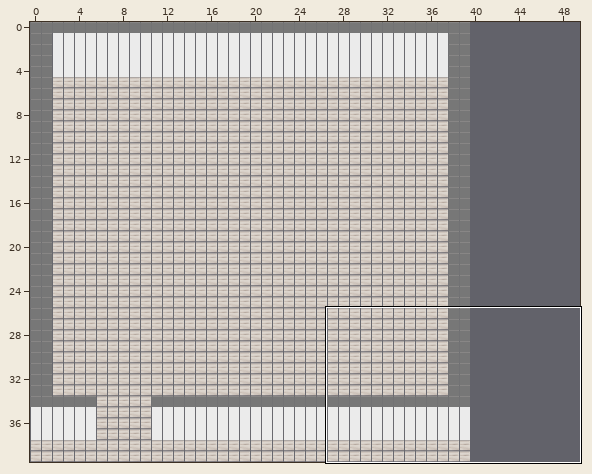
Two states of a Tiled map, assets/tilemap_map/gym_room.tmx. Above, an overview of the earlier version with the close-up marked.
Close-up. Old version:
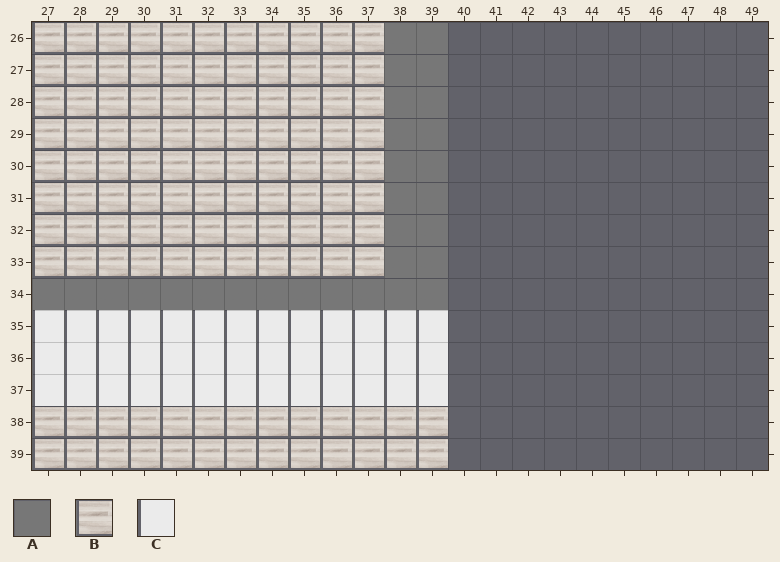
Cells are 36x36 px. Shown: x 27..49, y 26..39. The commit also changed other parts of the map, which this record leaves out. The old version is drawn lined up with the new one.
Key: from "gym_room_sqrs": A 0, B 1, C 4.
_ is an empty cell.
Layer "floor" before, first column x 27:
26 BBBBBBBBBBBBB__________
27 BBBBBBBBBBBBB__________
28 BBBBBBBBBBBBB__________
29 BBBBBBBBBBBBB__________
30 BBBBBBBBBBBBB__________
31 BBBBBBBBBBBBB__________
32 BBBBBBBBBBBBB__________
33 BBBBBBBBBBBBB__________
34 BBBBBBBBBBBBB__________
35 BBBBBBBBBBBBB__________
36 BBBBBBBBBBBBB__________
37 BBBBBBBBBBBBB__________
38 BBBBBBBBBBBBB__________
39 BBBBBBBBBBBBB__________
Layer "walls" before, first column x 27:
26 ___________AA__________
27 ___________AA__________
28 ___________AA__________
29 ___________AA__________
30 ___________AA__________
31 ___________AA__________
32 ___________AA__________
33 ___________AA__________
34 AAAAAAAAAAAAA__________
35 CCCCCCCCCCCCC__________
36 CCCCCCCCCCCCC__________
37 CCCCCCCCCCCCC__________
38 _______________________
39 _______________________
And afterwards:
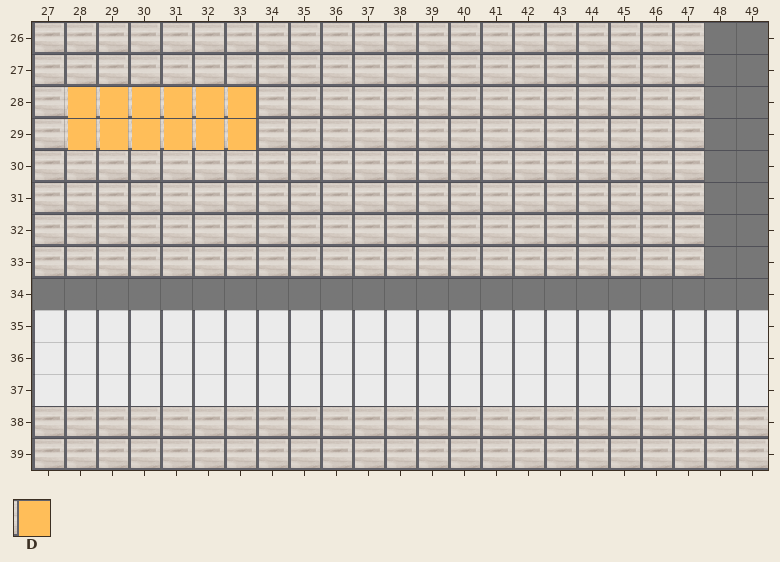
Further tiles: from "gym_room_sqrs": D 2.
Tiles of an added or newly shown layer are drawn over the layers below it.
Diff:
Changed rows in their new state; . is an unchanged cell.
map size 40x40 -> 50x40 cells
Layer "floor":
first column x 40:
26 BBBBBBBBBB
27 BBBBBBBBBB
28 BBBBBBBBBB
29 BBBBBBBBBB
30 BBBBBBBBBB
31 BBBBBBBBBB
32 BBBBBBBBBB
33 BBBBBBBBBB
34 BBBBBBBBBB
35 BBBBBBBBBB
36 BBBBBBBBBB
37 BBBBBBBBBB
38 BBBBBBBBBB
39 BBBBBBBBBB
Layer "walls":
first column x 38:
26 __........AA
27 __........AA
28 __........AA
29 __........AA
30 __........AA
31 __........AA
32 __........AA
33 __........AA
34 ..AAAAAAAAAA
35 ..CCCCCCCCCC
36 ..CCCCCCCCCC
37 ..CCCCCCCCCC
Layer "items" (added):
first column x 28:
28 DDDDDD
29 DDDDDD
Pixel boxes of the changes (left, top, right, bottom) in both close-ups:
changed: (385, 23, 768, 470)
added: (64, 87, 256, 150)
